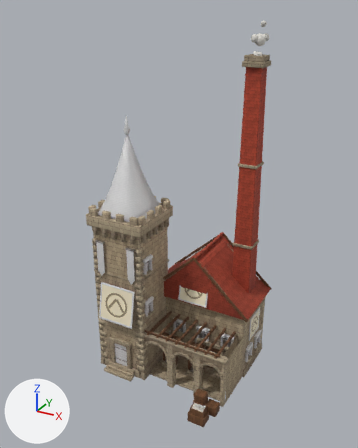
One commit to the glTF model public/themes/medieval-castle-v2/models/building/protocol.maker.glb: the scene before it, then after it.
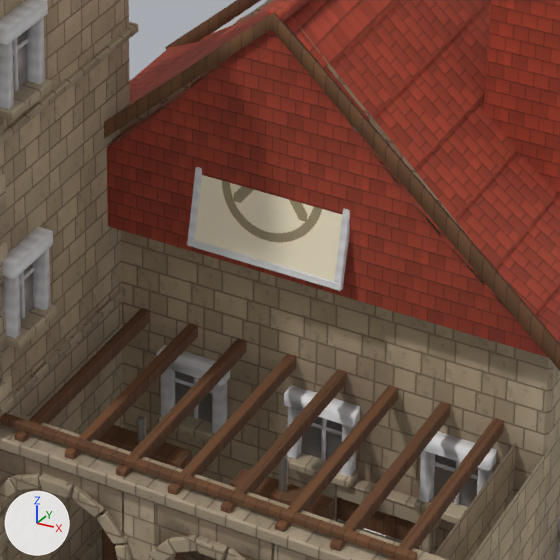
Each version appears first whole from a camera (50 mm lens) standing at (17.85, -31.45, 29.79) and looking at (0.28, 0.49, 13.81), and next in a close-up on the part from 40% to 69% of the width and 57% to 80% of the height. Arrows for +X, +Y and +Z are at lower left; the lights stay in place. The older version's two pictures come first. Objects named as collision shapes, trigger or cutter boxes, shadow casters or lower levels of detail are left out. Where no turn or scale is listed for an object, it has been applied to the vertices.

The older version as bpy lines, for what is in view:
```python
me_building_protocol_maker = bpy.data.meshes.new('building.protocol.maker')
me_building_protocol_maker.from_pydata(...)  # 6884 vertices, 11231 faces; spans x -6.3..6.5, y -5.2..6.5, z 0.0..26.5
# faces by material slot: [7213, 148, 1370, 616, 658, 1226]
me_building_protocol_maker.materials.append(mat_stone)
me_building_protocol_maker.materials.append(mat_tint)
me_building_protocol_maker.materials.append(mat_trim)
me_building_protocol_maker.materials.append(mat_metal)
me_building_protocol_maker.materials.append(mat_roof)
me_building_protocol_maker.materials.append(mat_timber)
me_logo_1 = bpy.data.meshes.new('logo.1')
me_logo_1.from_pydata(...)  # 116 vertices, 214 faces; spans x -1.33..1.33, y -0.65..0.0, z -2.54..0.02
# faces by material slot: [212, 2]
me_logo_1.materials.append(mat_trim)
me_logo_1.materials.append(mat_logo)
ob_building_protocol_maker_lod0 = bpy.data.objects.new('building.protocol.maker.lod0', me_building_protocol_maker)
ob_building_protocol_maker_lod0.location = (0.0, 0.0, 0.0)
ob_logo_1 = bpy.data.objects.new('logo.1', me_logo_1)
ob_logo_1.location = (1.51, 1.18, 9.2)
```
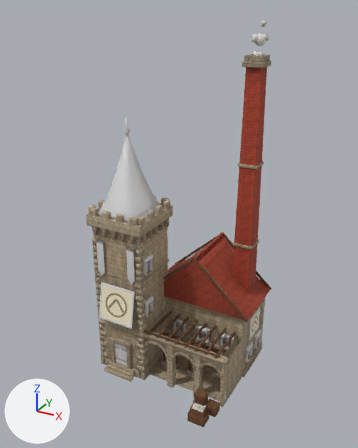
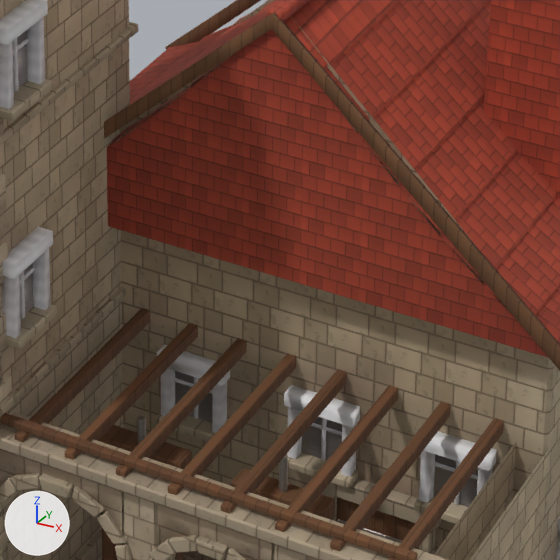
Pixel boxes [x1, y1, x2, y2] of what changed, in the close-ups (560 x 560 px):
'logo.1', deleted (beige): before [187, 125, 357, 291]
    faces in mat_logo: [195, 175, 342, 281]
    faces in mat_trim: [187, 125, 357, 291]

Patch to the scene script:
```diff
--- a/public/themes/medieval-castle-v2/models/building/protocol.maker.glb.py
+++ b/public/themes/medieval-castle-v2/models/building/protocol.maker.glb.py
@@ ob_logo_1 @@
-ob_logo_1 = bpy.data.objects.new('logo.1', me_logo_1)
-ob_logo_1.location = (1.51, 1.18, 9.2)
```
